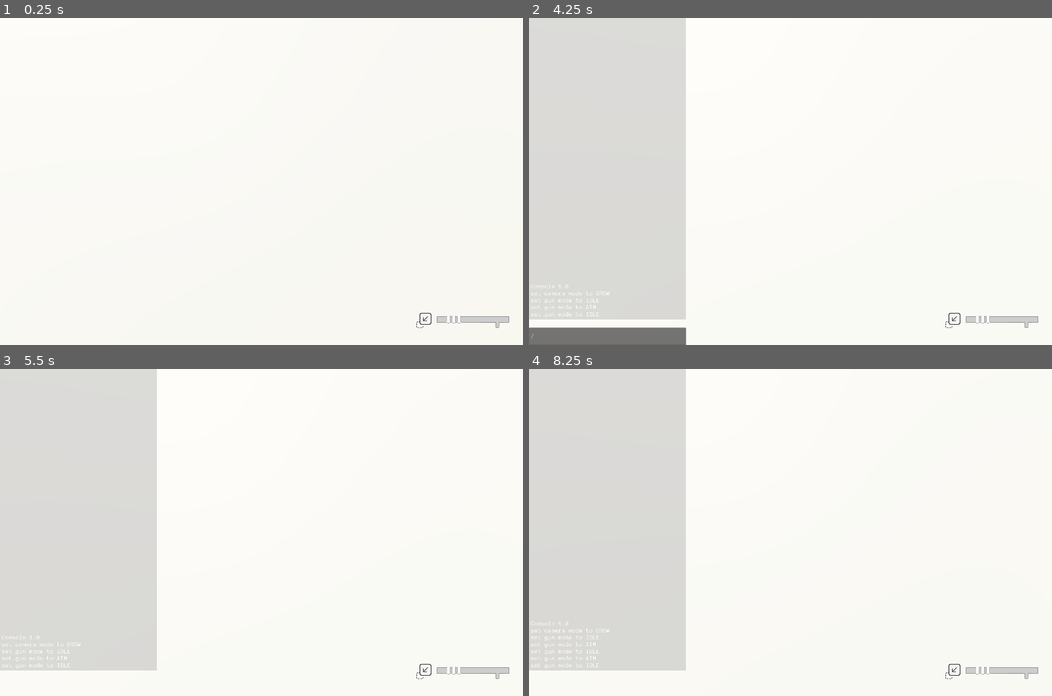
Above: before the commit, frames 1-4 (two rows, left to right).
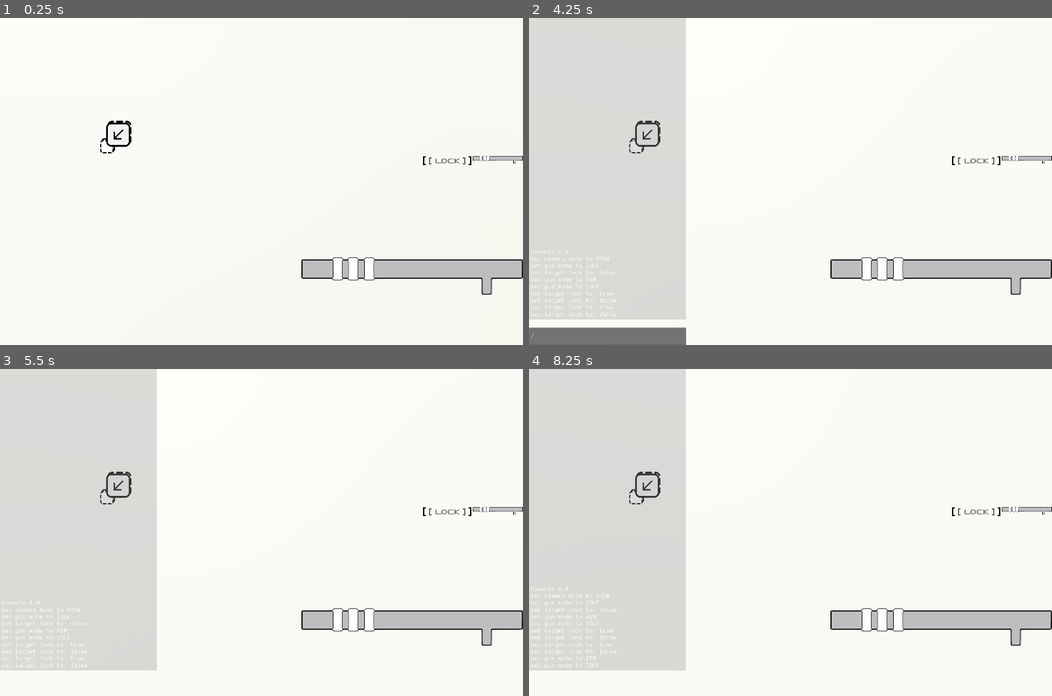
Above: after the commit, the same moments.

Repository: tripodsan/affinitx
Game: Godot game, scene res://scenes/world/world.tscn
The game is run twice, just before and just after one commit, with the same random seed, the same clock (stepped at 60 frames per second) and the same inputs. The engine's default icon, where the game draws it, is replaced by a stand-in: a white triangle on a blue panel in a dark square.
Inputs (mouse positions are in pixels of both pictures, inside the frame that each line leads up to):
- Up to frame 1 (0.25 s): no input
- Up to frame 2 (4.25 s): tap Enter at 0.5, 2, 3.5 s; move the mouse to (816, 181) at 0.52 s; hold L (toggle_lock, bound only after the commit) 0.53-1.28 s; hold W (up) from 0.53 s (still down); tap Space (jump) at 0.77, 1.25, 1.52, 2.75, 3.02, 3.77 s; move the mouse to (764, 181) at 1.27 s; right-click (764, 181) at 1.35 s; tap L (toggle_lock, bound only after the commit) every 0.75 s from 1.55 to 3.8 s; move the mouse to (800, 174) at 2.02 s; press the mouse at (800, 174) at 2.03 s; move the mouse to (785, 188) at 2.77 s; release the mouse at (785, 188) at 2.78 s; tap E (interact) at 2.85 s; move the mouse to (827, 184) at 3.52 s; hold Shift (sprint) from 3.53 s (still down); tap / (console) at 4.15 s
- Up to frame 3 (5.5 s): move the mouse to (104, 483) at 4.27 s; release W (up) at 4.28 s; release Shift (sprint) at 4.28 s; hold A (left) 4.28-5.03 s; tap Q (toggle_camera) at 4.35 s; tap Space (jump) at 4.52 s; tap L (toggle_lock, bound only after the commit) at 4.55, 5.3 s; tap F4 (debug) at 4.9 s; move the mouse to (287, 532) at 5.02 s; hold S (down) from 5.03 s (still down); hold R (toggle_mode) from 5.03 s (still down); click (287, 532) at 5.17 s
- Up to frame 4 (8.25 s): tap Space (jump) at 5.75, 6.02, 6.77, 7.52 s; move the mouse to (769, 525) at 5.77 s; release S (down) at 5.78 s; release R (toggle_mode) at 5.78 s; hold D (right) 5.78-6.53 s; tap T (toggle_weapon) at 5.85 s; tap L (toggle_lock, bound only after the commit) at 6.05, 7.35 s; move the mouse to (816, 532) at 6.52 s; hold L (toggle_lock, bound only after the commit) 6.53-7.28 s; hold W (up) from 6.53 s (still down); move the mouse to (764, 532) at 7.27 s; move the mouse to (800, 525) at 8.02 s; hold L (toggle_lock, bound only after the commit) from 8.03 s (still down); right-click (800, 525) at 8.1 s

The runs differ from the first frame. In frame 1, 3.1% of the frame differs, in the area x 19-100%, y 31-95%; in frame 2, 3.3%; in frame 3, 3.3%; in frame 4, 3.4%, in the area x 0-100%, y 31-95%.

Commit message:
adding target lock

Diff:
--- a/project.godot
+++ b/project.godot
@@ -116,6 +116,11 @@
 "events": [Object(InputEventKey,"resource_local_to_scene":false,"resource_name":"","device":-1,"window_id":0,"alt_press …(182 unchanged characters)…
 ]
 }
+toggle_lock={
+"deadzone": 0.5,
+"events": [Object(InputEventKey,"resource_local_to_scene":false,"resource_name":"","device":-1,"window_id":0,"alt_pressed":false,"shift_pressed":false,"ctrl_pressed":false,"meta_pressed":false,"pressed":false,"keycode":0,"physical_keycode":76,"key_label":0,"unicode":108,"echo":false,"script":null)
+]
+}
 
 [layer_names]
 
--- a/scenes/player/player.gd
+++ b/scenes/player/player.gd
@@ -72,6 +72,10 @@
 
   if event.is_action_pressed("toggle_camera"):
     set_camera_mode(Global.CAMERA_MODE.FIRST if camera_mode == Global.CAMERA_MODE.THIRD else Global.CAMERA_MODE.THIRD)
+  if event.is_action_pressed('toggle_lock'):
+    var gun = visuals.get_active_gun()
+    if gun:
+      gun.toggle_target_lock()
   if event.is_action_pressed("toggle_weapon"):
     if gun_mode != Global.GUN_MODE.NONE:
       Global.player_event(Global.GAME_EVENT.DRAW_WEAPON)
@@ -135,7 +139,11 @@
 
   # handle aiming
   if gun_mode == Global.GUN_MODE.AIM:
-    if abs(visuals_container.rotation.y) > 0.1:
+    var gun = visuals.get_active_gun()
+    assert(gun)
+    if gun.target_locked:
+      visuals_container.look_at(gun.laser.hit_position)
+    elif abs(visuals_container.rotation.y) > 0.1:
       visuals_container.rotation.y = lerp_angle(visuals_container.rotation.y, 0.0, delta * 15.0)
     else:
       visuals_container.rotation.y = 0
--- a/scenes/ui/ui.tscn
+++ b/scenes/ui/ui.tscn
@@ -9,9 +9,13 @@
 [ext_resource type="Texture2D" uid="uid://bvl48ifxfiand" path="res://assets/ui-gun-grow.png" id="4_f36cq"]
 [ext_resource type="Texture2D" uid="uid://dx3xxc0shy0xy" path="res://assets/ui-gun-shrink.png" id="5_74dta"]
 [ext_resource type="Texture2D" uid="uid://dcybnefdysp77" path="res://icon.svg" id="6_6rog1"]
+[ext_resource type="Texture2D" uid="uid://qvcyesvdya8p" path="res://assets/ui-gun.png" id="9_k4ci7"]
 [ext_resource type="Script" path="res://scenes/ui/title.gd" id="9_vtqfw"]
+[ext_resource type="Texture2D" uid="uid://c42aa6ufc0h03" path="res://assets/ui-lock.png" id="10_g7m7s"]
 [ext_resource type="Theme" uid="uid://hg2byum1fonm" path="res://dev_console_theme.tres" id="10_r0b1j"]
 [ext_resource type="Script" path="res://scenes/ui/console.gd" id="11_bqkdp"]
+[ext_resource type="Texture2D" uid="uid://ct4br72gjdtof" path="res://assets/ui-grow.png" id="11_s1hpf"]
+[ext_resource type="Texture2D" uid="uid://dbfg1vvomiqjd" path="res://assets/ui-shrink.png" id="12_67rpa"]
 
 [sub_resource type="GDScript" id="GDScript_ktw1a"]
 script/source = "extends TextureRect
@@ -103,7 +107,67 @@
 mouse_filter = 2
 script = ExtResource("3_hcnax")
 
+[node name="Ui-gun" type="TextureRect" parent="HUD"]
+layout_mode = 1
+anchors_preset = -1
+anchor_left = 0.576042
+anchor_top = 0.731926
+anchor_right = 0.999875
+anchor_bottom = 0.856037
+offset_top = 0.52002
+offset_right = 0.239868
+offset_bottom = -0.52002
+grow_horizontal = 0
+texture = ExtResource("9_k4ci7")
+expand_mode = 2
+stretch_mode = 4
+metadata/_edit_use_anchors_ = true
+
+[node name="HBoxContainer" type="HBoxContainer" parent="HUD"]
+layout_mode = 1
+anchors_preset = -1
+anchor_left = 0.581917
+anchor_top = 0.421
+anchor_right = 1.00008
+anchor_bottom = 0.574444
+offset_left = -10.28
+offset_top = 0.319977
+offset_right = -0.160034
+offset_bottom = -0.400024
+alignment = 2
+metadata/_edit_use_anchors_ = true
+
+[node name="Ui-lock" type="TextureRect" parent="HUD/HBoxContainer"]
+layout_mode = 2
+texture = ExtResource("10_g7m7s")
+expand_mode = 2
+stretch_mode = 4
+
+[node name="Ui-gun2" type="TextureRect" parent="HUD/HBoxContainer"]
+layout_mode = 2
+texture = ExtResource("9_k4ci7")
+expand_mode = 2
+stretch_mode = 4
+metadata/_edit_use_anchors_ = true
+
+[node name="Ui-grow" type="TextureRect" parent="HUD"]
+layout_mode = 2
+offset_left = 496.0
+offset_top = 502.0
+offset_right = 645.0
+offset_bottom = 655.0
+texture = ExtResource("11_s1hpf")
+
+[node name="Ui-shrink" type="TextureRect" parent="HUD"]
+layout_mode = 2
+offset_left = 490.0
+offset_top = 511.0
+offset_right = 639.0
+offset_bottom = 664.0
+texture = ExtResource("12_67rpa")
+
 [node name="MarginContainer" type="MarginContainer" parent="HUD"]
+visible = false
 layout_mode = 1
 anchors_preset = -1
 anchor_top = 0.8
@@ -138,7 +202,6 @@
 
 [node name="shrink" type="TextureRect" parent="HUD/MarginContainer/footer"]
 unique_name_in_owner = true
-visible = false
 modulate = Color(1, 1, 1, 0.745098)
 layout_mode = 2
 size_flags_horizontal = 4
@@ -148,10 +211,15 @@
 stretch_mode = 3
 
 [node name="Icon" type="TextureRect" parent="HUD/MarginContainer/footer"]
-visible = false
 layout_mode = 2
 texture = ExtResource("6_6rog1")
 expand_mode = 3
+
+[node name="MarginContainer2" type="Control" parent="HUD"]
+anchors_preset = 0
+offset_right = 149.0
+offset_bottom = 153.0
+metadata/_edit_use_anchors_ = true
 
 [node name="console" type="PanelContainer" parent="."]
 layout_mode = 1
--- a/scenes/weapon/gun.gd
+++ b/scenes/weapon/gun.gd
@@ -5,6 +5,9 @@
 @onready var laser:Laser = $mesh/laser
 
 @export var enabled:bool = true
+
+var target_lock_enabled:bool = true
+var target_locked:bool
 
 var beam_mode:Global.BEAM_MODE = Global.BEAM_MODE.SHRINK
 
@@ -27,13 +30,28 @@
 func fire(v: bool):
   laser.fire = v
 
-func _on_laser_hit_target_on(target:Node3D):
+func toggle_target_lock():
+  target_lock_enabled = !target_lock_enabled
+  Global.console.log_info('set target lock to: %s' % target_lock_enabled)
+  Global.target_lock_changed.emit(target_lock_enabled)
+
+
+func _process(_delta)->void:
+  if target_locked:
+    look_at(laser.hit_position, Vector3(0, 1,0), true)
+
+func _on_laser_hit_target_on(target:Node3D, pos:Vector3):
   var scmp = ScaleComponent.from_parent(target)
   if !scmp: return
+  if target_lock_enabled:
+    laser.lock_target()
+    target_locked = true
+
   scmp.scale_dir = beam_mode
   scmp.scaling = true
 
 func _on_laser_hit_target_off(target:Node3D):
   var scmp = ScaleComponent.from_parent(target)
   if !scmp: return
+  target_locked = false
   scmp.scaling = false
--- a/scenes/weapon/gun.tscn
+++ b/scenes/weapon/gun.tscn
@@ -36,7 +36,8 @@
 skeleton = NodePath("../..")
 
 [node name="laser" parent="mesh" instance=ExtResource("2_gwcal")]
-transform = Transform3D(1, 0, 3.9654e-09, -2.31812e-08, -4.56348e-08, 1, 9.31323e-10, -1, -4.37722e-08, -1.86265e-08, 0, 0.57657)
+transform = Transform3D(1, 0, 0, 0, -4.37114e-08, 1, 0, -1, -4.37114e-08, -1.86265e-08, 0, 0.57657)
+debug_shape_thickness = 1
 
 [node name="handle" type="MeshInstance3D" parent="mesh"]
 transform = Transform3D(1, 0, 0, 0, 1, 0, 0, 0, 1, 0, -0.0889145, -0.406067)
--- a/scenes/weapon/laser.gd
+++ b/scenes/weapon/laser.gd
@@ -22,7 +22,13 @@
 
 var target:Node3D = null
 
-signal hit_target_on(target:Node3D)
+var hit_position:Vector3
+
+var local_hit_position:Vector3
+
+var target_locked:bool = false
+
+signal hit_target_on(target:Node3D, pos:Vector3)
 signal hit_target_off(target:Node3D)
 
 func _ready():
@@ -39,6 +45,7 @@
   $beam.visible = on
   particles.emitting = fire and on
   if !on:
+    target_locked = false
     update_target(null, false)
     return
 
@@ -56,9 +63,19 @@
   if Engine.is_editor_hint():
     return
 
+  if target_locked:
+    if fire:
+      # recalculate hit position based on potentially new scale of target object
+      hit_position = target.to_global(local_hit_position)
+      adjust_beam()
+      return
+    else:
+      target_locked = false
+
   force_raycast_update()
 
-  var new_target = get_collider();
+  var new_target = get_collider()
+  hit_position = get_collision_point()
   if new_target and new_target.is_in_group(ScaleComponent.GROUP_NAME):
     mat.emission_enabled = true
     update_target(new_target, fire)
@@ -67,13 +84,16 @@
     update_target(null, fire)
 
   if new_target:
-    var cast_point:Vector3 = to_local(get_collision_point())
-    beam.mesh.height = cast_point.y
-    beam.position.y = cast_point.y/2
-    particles.position.y = cast_point.y
+    adjust_beam()
 
   if !target:
     particles.emitting = false
+
+func adjust_beam():
+    var pos = to_local(hit_position)
+    beam.mesh.height = pos.y
+    beam.position.y = pos.y/2
+    particles.position.y = pos.y
 
 func update_target(v:Node3D, f:bool):
   # if nothing changed: return
@@ -90,7 +110,12 @@
 
   # if the new target is active, turn on
   if v and fire:
-    hit_target_on.emit(v)
+    hit_target_on.emit(v, hit_position)
+    local_hit_position = v.to_local(hit_position)
 
   was_fire = fire;
   target = v;
+
+func lock_target()->void:
+  if !target_locked && target:
+    target_locked = true
--- a/scenes/weapon/laser.tscn
+++ b/scenes/weapon/laser.tscn
@@ -6,6 +6,7 @@
 [sub_resource type="StandardMaterial3D" id="StandardMaterial3D_pfwpd"]
 transparency = 1
 albedo_color = Color(0.756863, 0.211765, 0.886275, 0.745098)
+emission_enabled = true
 emission = Color(0.45098, 0.219608, 0.901961, 0.737255)
 emission_energy_multiplier = 10.0
 
@@ -17,14 +18,13 @@
 
 [node name="laser" type="RayCast3D"]
 target_position = Vector3(0, -100, 0)
-debug_shape_thickness = 1
 script = ExtResource("1_psj7x")
 pulse_speed = 5.0
 pulse_scale = 2.0
 pulse_offset = 3.0
 
 [node name="beam" type="MeshInstance3D" parent="."]
-transform = Transform3D(1, 0, 0, 0, 1, 0, 0, 0, 1, 0, -1, 0)
+transform = Transform3D(1.28085, 0, 0, 0, 1, 0, 0, 0, 1.28085, 0, -1, 0)
 visible = false
 mesh = SubResource("CylinderMesh_k70m5")
 
--- a/scenes/world/river.gdshader
+++ b/scenes/world/river.gdshader
@@ -10,7 +10,7 @@
 uniform vec4 WATER_COL : source_color =  vec4(0.04, 0.38, 0.88, 1.0);
 uniform vec4 WATER2_COL : source_color =  vec4(0.04, 0.35, 0.78, 1.0);
 uniform vec4 FOAM_COL : source_color = vec4(0.8125, 0.9609, 0.9648, 1.0);
-
+uniform bool flip = false;
 
 float rand(vec2 input){
   return fract(sin(dot(input,vec2(23.53,44.0)))*42350.45);
@@ -42,11 +42,15 @@
 }
 
 void fragment(){
+  vec2 uv = UV;
+  if (flip) {
+    uv.xy = UV.yx;
+  }
   float newtime = TIME*timescale;
-  float fbmval = fbm(vec2(UV.x*mulscale+0.2*sin(0.3*newtime)+1.15*newtime,-0.05*newtime+UV.y*mulscale+0.1*cos(0.68*newtime)));
-  float fbmvalshadow = fbm(vec2(UV.x*mulscale+0.2*sin(-0.6*newtime + 25.0 * UV.y)+1.15*newtime+3.0,-0.05*newtime+UV.y*mulscale+0.13*cos(-0.68*newtime))-7.0+0.1*sin(0.43*newtime));
-  float myheight = height+tide*sin(newtime+5.0*UV.x-8.0*UV.y);
-  float shadowheight = height+tide*1.3*cos(newtime+2.0*UV.x-2.0*UV.y);
+  float fbmval = fbm(vec2(uv.x*mulscale+0.2*sin(0.3*newtime)+1.15*newtime,-0.05*newtime+uv.y*mulscale+0.1*cos(0.68*newtime)));
+  float fbmvalshadow = fbm(vec2(uv.x*mulscale+0.2*sin(-0.6*newtime + 25.0 * uv.y)+1.15*newtime+3.0,-0.05*newtime+uv.y*mulscale+0.13*cos(-0.68*newtime))-7.0+0.1*sin(0.43*newtime));
+  float myheight = height+tide*sin(newtime+5.0*uv.x-8.0*uv.y);
+  float shadowheight = height+tide*1.3*cos(newtime+2.0*uv.x-2.0*uv.y);
   float withinFoam = step(myheight, fbmval)*step(fbmval, myheight + foamthickness);
   float shadow = (1.0-withinFoam)*step(shadowheight, fbmvalshadow)*step(fbmvalshadow, shadowheight + foamthickness * 0.7);
   ALBEDO = (withinFoam*FOAM_COL + shadow*WATER2_COL + ((1.0-withinFoam)*(1.0-shadow))*WATER_COL).rgb;
--- a/scripts/global.gd
+++ b/scripts/global.gd
@@ -33,6 +33,9 @@
 
 ## triggered when checkpoint reached
 signal checkpoint(cp:Checkpoint)
+
+## triggered when target lock changed
+signal target_lock_changed(enabled:bool)
 
 var events = {}
 
Binary file added: assets/ui-grow.png
Not shown, added: assets/ui-grow.png.import
Binary file added: assets/ui-gun.png
Not shown, added: assets/ui-gun.png.import
Binary file added: assets/ui-lock.png
Not shown, added: assets/ui-lock.png.import
Binary file added: assets/ui-shrink.png
Not shown, added: assets/ui-shrink.png.import
Not shown: 2 places in dev_console_theme.tres that only renumber resources
Not shown: 1 places in scenes/ui/ui.tscn that only renumber resources
